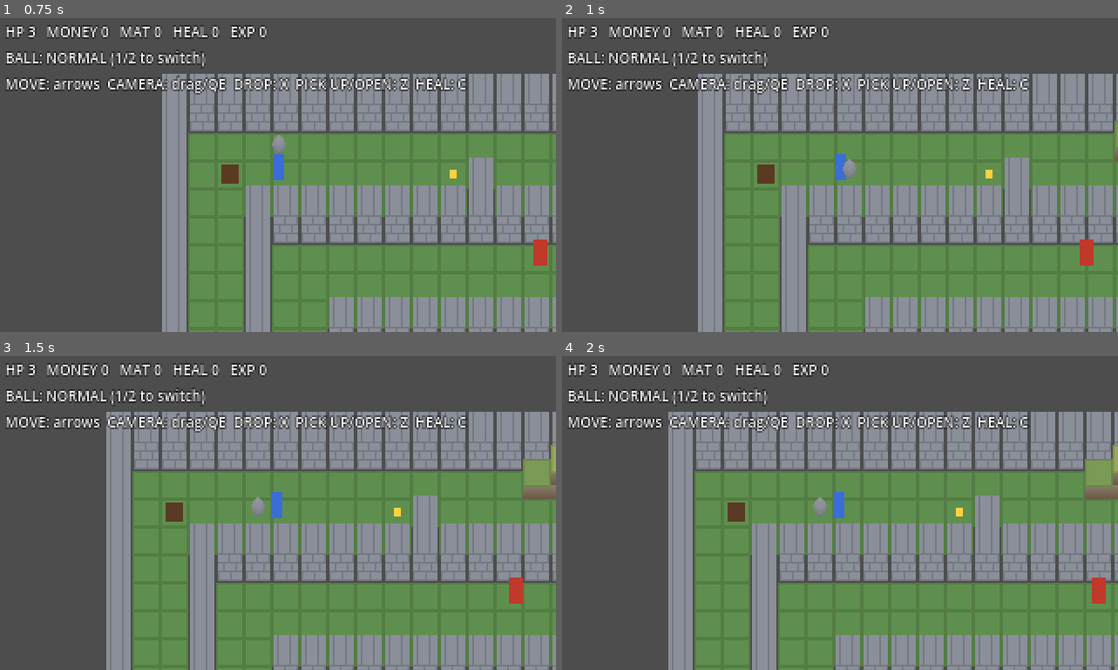
Above: before the commit, frames 1-4 (two rows, left to right).
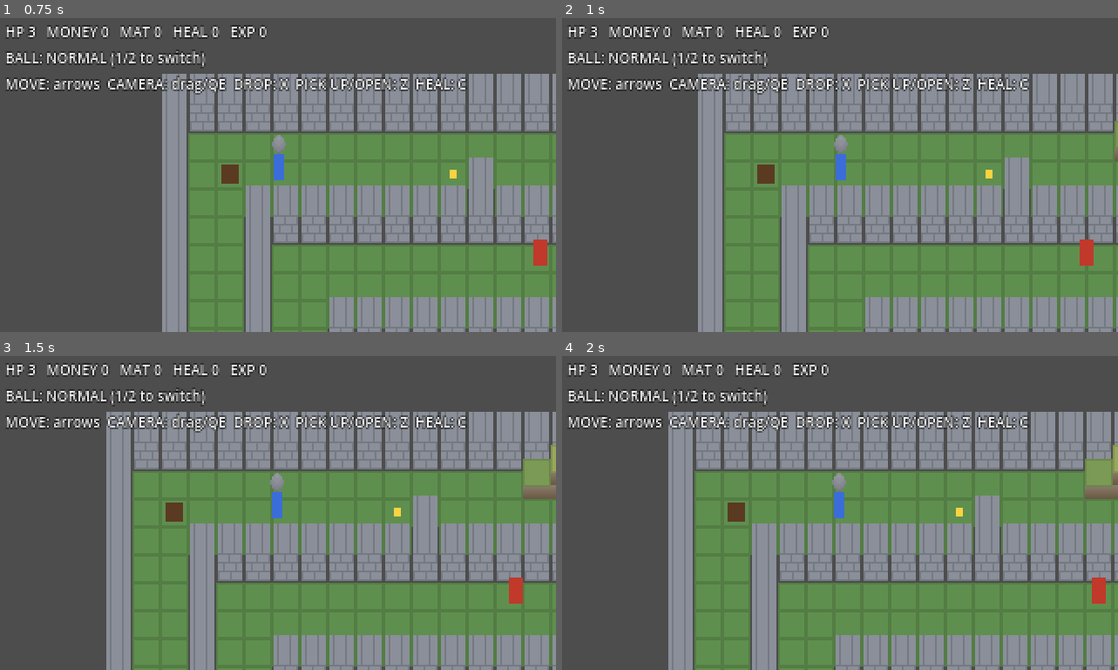
Above: after the commit, the same moments.

Repository: MiyazakiTakumi-724/dot-3d-game
Game: Godot game, scene res://scenes/area_02.tscn
Two runs of this game, one before a commit and one after it. Both use one fixed random seed, a clock stepped at 60 frames per second and the inputs below.
Inputs (mouse positions are in pixels of both pictures, inside the frame that each line leads up to):
- Up to frame 1 (0.75 s): tap Enter at 0.5 s; move the mouse to (400, 159) at 0.52 s; hold Right from 0.53 s (still down); hold Z from 0.53 s (still down); click (400, 159) at 0.67 s
- Up to frame 2 (1 s): keep holding Right; keep holding Z; tap X at 0.8 s
- Up to frame 3 (1.5 s): release Right at 1.25 s; release Z at 1.25 s; drag from (166, 528) to (250, 575) at 1.27 s
- Up to frame 4 (2 s): no input

Frame 1 is identical in both runs. In frame 2, 0.2% of the frame differs, in the area x 48-53%, y 37-52%; in frame 3, 0.2%; in frame 4, 0.2%.

Commit message:
refactor: 鉄球の入力をステージ側へ移し、プレイヤーがカーソルの方を向けるようにする
Co-Authored-By: Claude Opus 5.5 <noreply@anthropic.com>
Claude-Session: https://claude.ai/code/session_01V8ZRqMy3Fk13HeuYJHLPNU

Diff:
--- a/scripts/game/area_02.gd
+++ b/scripts/game/area_02.gd
@@ -147,8 +147,9 @@
 		player.set_hp(Player.MAX_HP)
 	if c == goal:
 		area_state.on_goal()
-	if _just_pressed(KEY_Z) and try_open_door():
-		ball.skip_pick_up = true
+	if _just_pressed(KEY_Z):
+		if not try_open_door():
+			ball.rules_ball.try_pick_up(player.mover)
 	if _just_pressed(KEY_C):
 		use_heal()
 	if _just_pressed(KEY_1):
--- a/scripts/game/ball.gd
+++ b/scripts/game/ball.gd
@@ -1,6 +1,7 @@
 class_name Ball
 extends StackSprite
-## 鉄球の見た目と操作。X で落とす、Z で拾う。持っている間は頭の上に乗せて描く。強い鉄球は赤黒く描く。
+## 鉄球の見た目。持っている間は頭の上に乗せて描く。強い鉄球は赤黒く描く。
+## 落とす・拾う操作は各ステージが読む（試作1は X/Z、試作2は左クリックと歩いて拾う）。
 
 const HELD_LIFT_PX := 14.0
 
@@ -8,10 +9,6 @@
 var player: Player
 var map: HeightMap
 var rules: MovementRules
-var _x_was_down := false
-var _z_was_down := false
-## true にすると、そのフレームの Z では拾わない（扉を開けたフレームなど）。
-var skip_pick_up := false
 var _shown_strong := false
 
 func setup(p: Player, height_map: HeightMap, movement_rules: MovementRules, cam: StackCamera) -> void:
@@ -24,19 +21,9 @@
 	set_model(VoxelModel.sphere(4, Color("6b6f78")))
 
 func _process(delta: float) -> void:
-	var x_down := Input.is_physical_key_pressed(KEY_X)
-	var z_down := Input.is_physical_key_pressed(KEY_Z)
-	if player.hp > 0 and player.controllable:
-		if x_down and not _x_was_down:
-			rules_ball.drop(player.mover, map)
-		if z_down and not _z_was_down and not skip_pick_up:
-			rules_ball.try_pick_up(player.mover)
-	skip_pick_up = false
 	if rules_ball.strong != _shown_strong:
 		_shown_strong = rules_ball.strong
 		set_model(VoxelModel.sphere(4, Color("7a2230") if _shown_strong else Color("6b6f78")))
-	_x_was_down = x_down
-	_z_was_down = z_down
 	rules_ball.update(delta, player.mover, map, rules)
 
 	if rules_ball.state == IronBall.State.HELD:
--- a/scripts/game/player.gd
+++ b/scripts/game/player.gd
@@ -11,6 +11,8 @@
 var hp: int = MAX_HP
 ## false の間は動かせない（死亡処理中など）。
 var controllable := true
+## マウスカーソルが指すワールドの位置。null でなければ、歩く向きとは別にいつもそちらを向く。
+var aim_world = null
 
 func setup(map: HeightMap, rules: MovementRules, start_cell: Vector2i, cam: StackCamera) -> void:
 	mover = PlayerMover.new(map, rules)
@@ -31,6 +33,12 @@
 	hp -= 1
 	hp_changed.emit(hp)
 
+## world の方を向く。近すぎる（カーソルが真上にある）ときは向きを変えない。
+func aim_at(world: Vector2) -> void:
+	var d := world - mover.pos
+	if d.length() >= 0.5:
+		mover.facing = d.normalized()
+
 func set_hp(v: int) -> void:
 	hp = v
 	hp_changed.emit(hp)
@@ -44,6 +52,8 @@
 		if Input.is_physical_key_pressed(KEY_DOWN) or Input.is_physical_key_pressed(KEY_S): dir.y += 1
 		if dir != Vector2.ZERO:
 			mover.move(camera.screen_dir_to_world(dir.normalized()) * SPEED * delta)
+		if aim_world != null:
+			aim_at(aim_world)
 	_sync()
 	super._process(delta)
 
--- a/scripts/game/stage_01.gd
+++ b/scripts/game/stage_01.gd
@@ -36,6 +36,8 @@
 var _bullets: Array = []  # [Bullet, StackSprite]
 var _world: Node2D
 var _label: Label
+var _x_was_down := false
+var _z_was_down := false
 
 func _ready() -> void:
 	_build_map()
@@ -94,10 +96,23 @@
 	_label.text = text
 
 func _process(delta: float) -> void:
+	_read_ball_keys()
 	camera.focus = player.mover.pos
 	_step_bullets(delta)
 	if Input.is_physical_key_pressed(KEY_R) and state.result != StageState.Result.PLAYING:
 		get_tree().reload_current_scene()
+
+## X で鉄球を落とす、Z で拾う（試作1の操作）。
+func _read_ball_keys() -> void:
+	var x_down := Input.is_physical_key_pressed(KEY_X)
+	var z_down := Input.is_physical_key_pressed(KEY_Z)
+	if player.hp > 0:
+		if x_down and not _x_was_down:
+			ball.rules_ball.drop(player.mover, map)
+		if z_down and not _z_was_down:
+			ball.rules_ball.try_pick_up(player.mover)
+	_x_was_down = x_down
+	_z_was_down = z_down
 
 func _step_bullets(delta: float) -> void:
 	for i in range(_bullets.size() - 1, -1, -1):
--- a/tests/test_area_02.gd
+++ b/tests/test_area_02.gd
@@ -174,3 +174,17 @@
 	b.pos = area.player.mover.pos + Vector2(40, 0)
 	old.shot.emit(b)
 	assert_eq(area._bullets.size(), 0)
+
+func test_aim_at_sets_front_cell():
+	var p: Player = area.player
+	p.mover.place(_beside_start(1))
+	p.aim_at(p.mover.pos + Vector2(0, 30))
+	assert_eq(p.mover.front_cell(), _beside_start(1) + Vector2i.DOWN)
+	p.aim_at(p.mover.pos + Vector2(30, 0))
+	assert_eq(p.mover.front_cell(), _beside_start(2))
+
+func test_aim_at_own_position_keeps_facing():
+	var p: Player = area.player
+	p.mover.facing = Vector2.RIGHT
+	p.aim_at(p.mover.pos)
+	assert_eq(p.mover.facing, Vector2.RIGHT)
